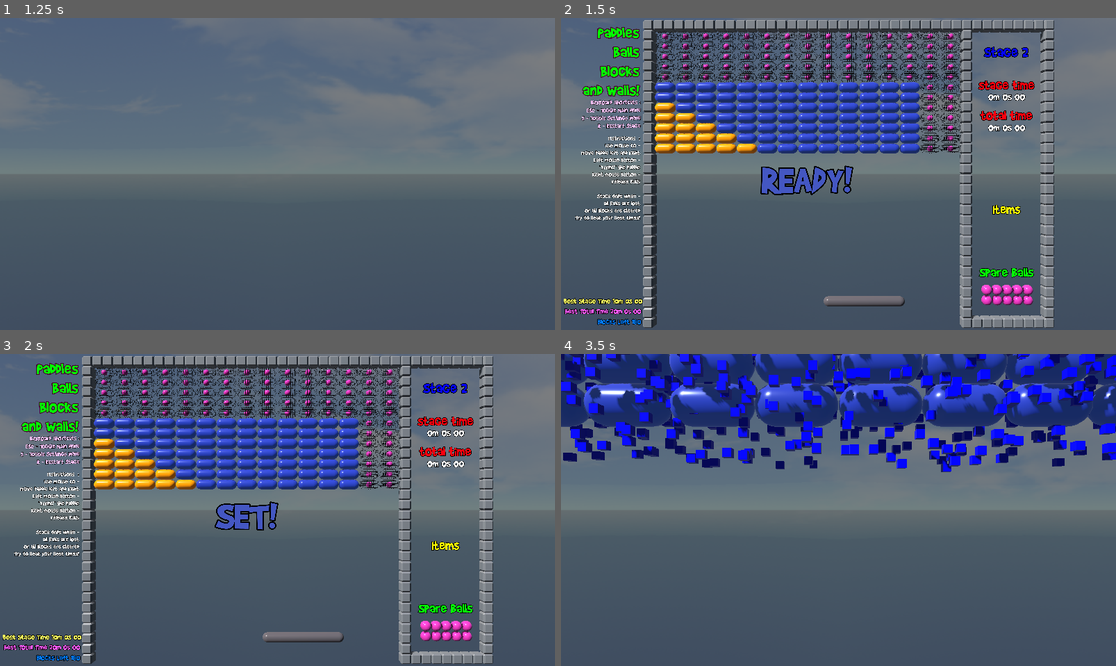
Above: before the commit, frames 1-4 (two rows, left to right).
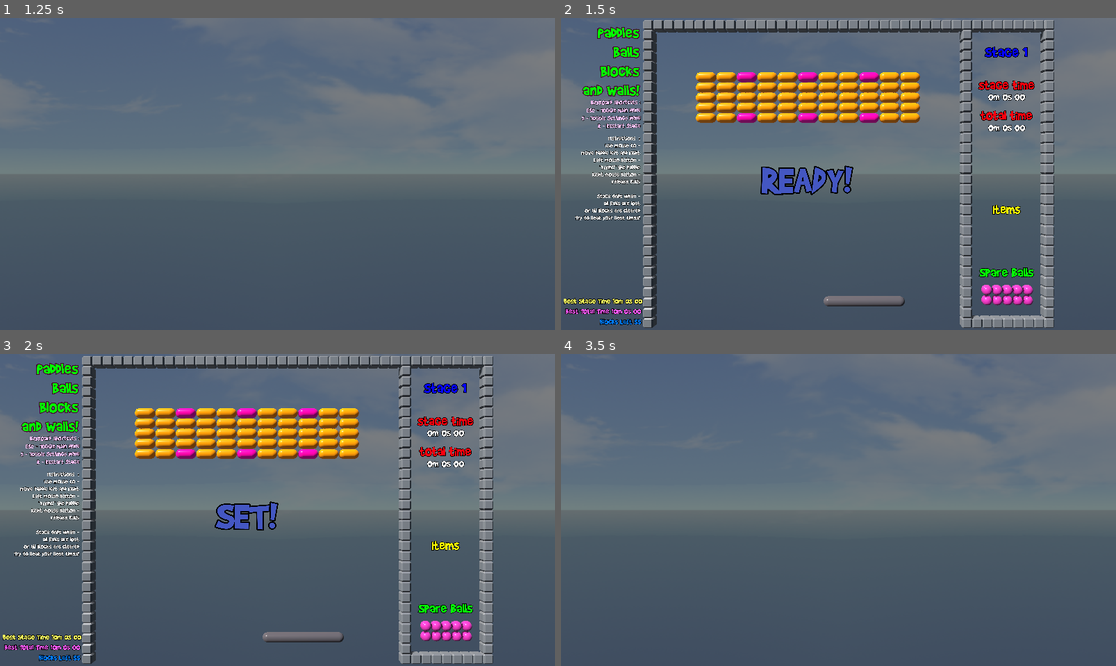
Above: after the commit, the same moments.

Repository: Chaduke/paddles_balls_blocks_walls
Game: Godot game, scene res://scenes/main.tscn
Two runs of this game, one before a commit and one after it. Both use one fixed random seed, a clock stepped at 60 frames per second and the inputs below. Sound files missing from this copy of the repository are replaced by a short silence.
Inputs (mouse positions are in pixels of both pictures, inside the frame that each line leads up to):
- Up to frame 1 (1.25 s): click "START GAME" at 0.5 s
- Up to frame 2 (1.5 s): tap Enter at 1.25 s; move the mouse to (866, 174) at 1.27 s; hold Right (ui_right) from 1.28 s (still down); right-click (866, 174) at 1.35 s
- Up to frame 3 (2 s): keep holding Right (ui_right)
- Up to frame 4 (3.5 s): move the mouse to (810, 510) at 2.02 s; release Right (ui_right) at 2.03 s; hold Left (ui_left) 2.03-2.78 s; click (810, 510) at 2.1 s; tap R (reset) at 2.75 s; move the mouse to (849, 503) at 2.77 s; hold Right (ui_right) from 2.78 s (still down); tap Tab at 2.85 s

Frame 1 is identical in both runs. In frame 2, 15% of the frame differs, in the area x 0-85%, y 4-99%; in frame 3, 15%; in frame 4, 28%, in the area x 0-100%, y 0-38%.
Error before the commit: Invalid access to property or key 'current_blocks' on a base object of type 'null instance'. (res://scripts/blocks/block_blue.gd:16)
Error after the commit: Invalid access to property or key 'current_blocks' on a base object of type 'null instance'. (res://scripts/blocks/block_pink.gd:24)

Commit message:
Updated README.md mostly worked on devlog today.

Diff:
--- a/default_bus_layout.tres
+++ b/default_bus_layout.tres
@@ -11,7 +11,7 @@
 bus/1/solo = false
 bus/1/mute = false
 bus/1/bypass_fx = false
-bus/1/volume_db = -80.0
+bus/1/volume_db = -5.32994
 bus/1/send = &"Master"
 bus/2/name = &"Sound FX"
 bus/2/solo = false
--- a/project.godot
+++ b/project.godot
@@ -33,6 +33,7 @@
 
 [editor]
 
+movie_writer/movie_file="D:/blender/block2025/videos/devlog20241208/ball_physics_new.avi"
 version_control/plugin_name="GitPlugin"
 version_control/autoload_on_startup=true
 
--- a/scenes/ball_classic.tscn
+++ b/scenes/ball_classic.tscn
@@ -9,9 +9,9 @@
 
 [sub_resource type="StandardMaterial3D" id="StandardMaterial3D_aht7i"]
 albedo_color = Color(1, 0.490196, 1, 1)
-metallic = 0.27
+metallic = 0.3
 metallic_specular = 0.48
-roughness = 0.37
+roughness = 0.3
 
 [sub_resource type="SphereMesh" id="SphereMesh_4m1p2"]
 material = SubResource("StandardMaterial3D_aht7i")
@@ -23,10 +23,10 @@
 [node name="CollisionShape3D" type="CollisionShape3D" parent="."]
 shape = SubResource("SphereShape3D_s0agh")
 
-[node name="MeshInstance3D" type="MeshInstance3D" parent="."]
+[node name="ball_model" type="MeshInstance3D" parent="."]
 mesh = SubResource("SphereMesh_4m1p2")
 
-[node name="ball_release_sound" type="AudioStreamPlayer" parent="."]
+[node name="release_sound" type="AudioStreamPlayer" parent="."]
 stream = ExtResource("2_lo1ky")
 
 [node name="wall_sound" type="AudioStreamPlayer" parent="."]
--- a/scenes/stage_blocks/blocks_0.tscn
+++ b/scenes/stage_blocks/blocks_0.tscn
@@ -13,40 +13,40 @@
 [node name="blocks_0" type="Node3D"]
 
 [node name="flow_arrows_up" parent="." instance=ExtResource("1_qfrxa")]
-transform = Transform3D(1, 0, 0, 0, 1, 0, 0, 0, 1, 11.5, 14.5, 0)
+transform = Transform3D(1, 0, 0, 0, 1, 0, 0, 0, 1, 43.5, 17.5, 0)
 
 [node name="block_blue" parent="." instance=ExtResource("2_y8jj7")]
-transform = Transform3D(1, 0, 0, 0, 1, 0, 0, 0, 1, 6.5, 14.5, 0)
+transform = Transform3D(1, 0, 0, 0, 1, 0, 0, 0, 1, 11.5, 19.5, 0)
 
 [node name="block_blue2" parent="." instance=ExtResource("2_y8jj7")]
 transform = Transform3D(1, 0, 0, 0, 1, 0, 0, 0, 1, 4.5, 14.5, 0)
 
 [node name="block_yellow" parent="." instance=ExtResource("3_gwqud")]
-transform = Transform3D(1, 0, 0, 0, 1, 0, 0, 0, 1, 15.5, 14.5, 0)
+transform = Transform3D(1, 0, 0, 0, 1, 0, 0, 0, 1, 18.5, 14.5, 0)
 
 [node name="block_yellow2" parent="." instance=ExtResource("3_gwqud")]
-transform = Transform3D(1, 0, 0, 0, 1, 0, 0, 0, 1, 17.5, 14.5, 0)
+transform = Transform3D(1, 0, 0, 0, 1, 0, 0, 0, 1, 34.5, 26.5, 0)
 
 [node name="flow_arrows_right" parent="." instance=ExtResource("4_ixcmg")]
-transform = Transform3D(1, 0, 0, 0, 1, 0, 0, 0, 1, 11.5, 17.5, 0)
+transform = Transform3D(1, 0, 0, 0, 1, 0, 0, 0, 1, 43.5, 19.5, 0)
 
 [node name="flow_arrows_left" parent="." instance=ExtResource("5_31ouk")]
-transform = Transform3D(1, 0, 0, 0, 1, 0, 0, 0, 1, 17.5, 17.5, 0)
+transform = Transform3D(1, 0, 0, 0, 1, 0, 0, 0, 1, 43.5, 21.5, 0)
 
 [node name="flow_arrows_down" parent="." instance=ExtResource("6_2nanw")]
-transform = Transform3D(1, 0, 0, 0, 1, 0, 0, 0, 1, 22.5, 23.5, 0)
+transform = Transform3D(1, 0, 0, 0, 1, 0, 0, 0, 1, 43.5, 23.5, 0)
 
 [node name="block_pink" parent="." instance=ExtResource("7_05wca")]
-transform = Transform3D(1, 0, 0, 0, 1, 0, 0, 0, 1, 21.5, 14.5, 0)
+transform = Transform3D(1, 0, 0, 0, 1, 0, 0, 0, 1, 25.5, 14.5, 0)
 item_type = "SmallBalls"
 
 [node name="block_pink2" parent="." instance=ExtResource("7_05wca")]
-transform = Transform3D(1, 0, 0, 0, 1, 0, 0, 0, 1, 23.5, 14.5, 0)
+transform = Transform3D(1, 0, 0, 0, 1, 0, 0, 0, 1, 40.5, 26.5, 0)
 item_type = "LargeBalls"
 
 [node name="block_clear" parent="." instance=ExtResource("8_10rtp")]
-transform = Transform3D(1, 0, 0, 0, 1, 0, 0, 0, 1, 19.5, 14.5, 0)
+transform = Transform3D(1, 0, 0, 0, 1, 0, 0, 0, 1, 36.5, 26.5, 0)
 total_balls = 5
 
 [node name="block_shielded" parent="." instance=ExtResource("9_f06tu")]
-transform = Transform3D(1, 0, 0, 0, 1, 0, 0, 0, 1, 26.5, 14.5, 0)
+transform = Transform3D(1, 0, 0, 0, 1, 0, 0, 0, 1, 43.5, 26.5, 0)
--- a/scripts/ball_classic.gd
+++ b/scripts/ball_classic.gd
@@ -7,7 +7,7 @@
 func _ready():
 	velocity.x = 1
 	velocity.y = 10
-	$ball_release_sound.play()
+	$release_sound.play()
 
 func _process(delta):
 	position += velocity * delta
@@ -23,11 +23,15 @@
 
 func wall_collision():
 	$wall_sound.play()
-	if position.y > 28 and position.x > -18.5 and position.x < 12:
+	# print("Wall collision occured at " + str(global_position))
+	if position.y > 28.5:
 		# ball is at the ceiling
 		velocity.y = -velocity.y
+		position.y = 28.5-0.01
 	else:
 		velocity.x = -velocity.x
+		if position.x > 11.5: position.x = 11.5-0.01
+		if position.x < -17.5: position.x = -17.5+0.01
 
 func paddle_collision(paddle_body):
 	var diff = position.x - paddle_body.position.x
@@ -37,10 +41,34 @@
 	$paddle_sound.play()
 
 func block_collision(block_body):
+	# collision response
+	var diff = global_position - block_body.global_position
+	# print("Ball entered from this position : " + str(diff))
+	var offset = 0.0
+	if diff.y > 0 and diff.y > abs(diff.x / 2):
+		# its from the top
+		velocity.y = -velocity.y
+		offset = 1 - diff.y
+		position.y += offset+0.01
+	elif diff.y < 0 and abs(diff.y) > abs(diff.x / 2):
+		# its from the bottom
+		velocity.y = -velocity.y
+		offset = 1 + diff.y
+		position.y -= offset+0.01
+	else:
+		velocity.x = -velocity.x
+		if diff.x > 0:
+			# right side
+			offset = 1.5 - diff.x
+			position.x += offset+0.01
+		else:
+			# left side
+			offset = 1.5 + diff.x
+			position.x -= offset+0.01
+
 	# we have to destroy our StaticBody3D types from here
 	# for some reason there's no signal to allow it to destroy itself on collision
 	# Area3Ds however, like the cracked blocks, have an _on_body_entered signal
-	velocity.y= -velocity.y
 	if block_body is BlockBlue:
 		block_body.queue_free()
 	elif block_body is BlockYellow:
--- a/scripts/global.gd
+++ b/scripts/global.gd
@@ -1,9 +1,9 @@
 # global.gd
 extends Node
 
-var current_stage = 2
-# you have to count stage 0 here, 0 is the testing stage
-# so this number is the number of playable stages + 1
+var current_stage = 1
+# you have to count stage 0 in total_stages, 0 is the testing stage
+# so total_stages is the number of playable stages + 1
 var total_stages = 16
 var current_ball_size = 2
 var infinite_balls = false
--- a/scripts/main.gd
+++ b/scripts/main.gd
@@ -144,11 +144,11 @@
 	var ball_instance
 	if Global.default_ball_mode:
 		ball_instance = ball_scene.instantiate()
-		clear_existing_mesh_instance(ball_instance)
-		add_new_mesh_instance(ball_instance)
-		setup_ball_collision(ball_instance)
 	else:
 		ball_instance = ball_classic_scene.instantiate()
+	#clear_existing_mesh_instance(ball_instance)
+	#add_new_mesh_instance(ball_instance)
+	#setup_ball_collision(ball_instance)
 	return ball_instance
 
 func clear_existing_mesh_instance(ball_instance):
@@ -161,9 +161,33 @@
 
 func add_new_mesh_instance(ball_instance):
 	#print("Attempting to add new ball_model for " + ball_instance.name)
-	var new_mesh_instance = ball_instance.ball_models[Global.current_ball_size].instantiate()
+	var new_mesh_instance
+	if Global.default_ball_mode:
+		new_mesh_instance = ball_instance.ball_models[Global.current_ball_size].instantiate()
+	else:
+		new_mesh_instance = create_procedural_ball()
 	ball_instance.add_child(new_mesh_instance)
 	#print("added instance with size " + str(Global.current_ball_size))
+
+func create_procedural_ball():
+	# Step 1: Create MeshInstance3D and SphereMesh
+	var mesh_instance = MeshInstance3D.new()
+	var sphere_mesh = SphereMesh.new()
+	# Set radius
+	sphere_mesh.radius = float(Global.current_ball_size / 4)
+	# Set height
+	sphere_mesh.height = sphere_mesh.radius * 2
+	# Step 2: Assign SphereMesh to MeshInstance3D
+	mesh_instance.mesh = sphere_mesh
+	# Step 3: Create and configure StandardMaterial3D
+	var material = StandardMaterial3D.new()
+	material.albedo_color = Color(1, 0.49, 1)
+	# RGB: 255, 125, 255 (pink)
+	material.metallic = 0.3
+	material.roughness = 0.3
+	# Step 4: Assign material to MeshInstance3D
+	mesh_instance.material_override = material
+	return mesh_instance
 
 func setup_ball_collision(ball_instance):
 	# Update collision shape radius
Not shown, changed: README.md
